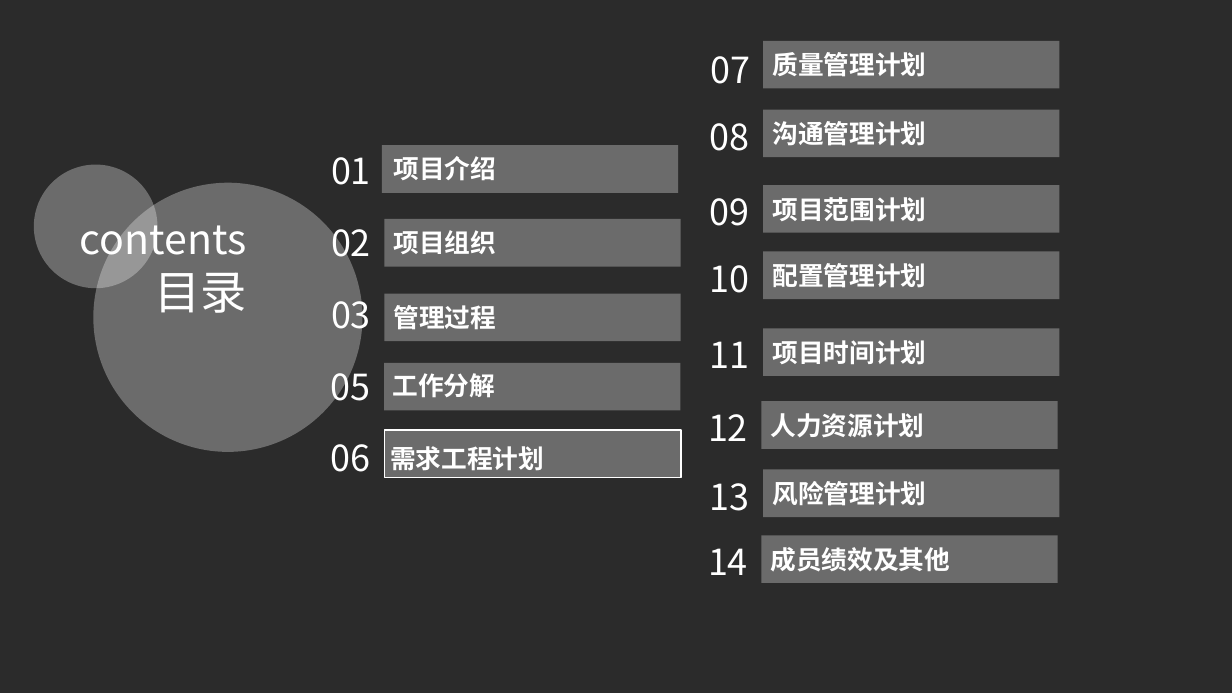
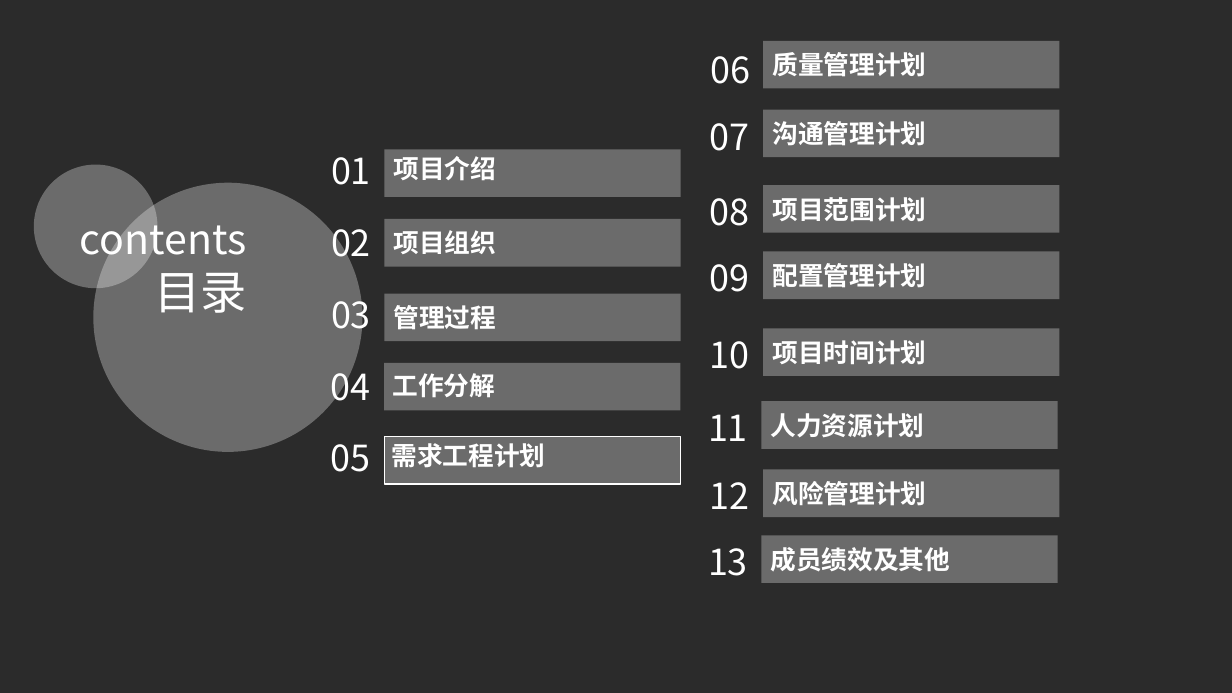
Before and after one commit to PRDG08/PRD2018, a slide deck: slide 21 of 受控文件/需求工程/ppt/PRD2018-G08-软件工程系列课程教学辅助网站-需求工程项目计划ppt1.0.pptx. Drawn at 1232x693 pixels with LibreOffice and Linux fonts; fonts in the diff are those of the drawing; background and template pictures are left out; a plain dark background stands for a picture behind light text. Boxes give left, top, right and bottom in pixels: in the first picture for what was removed or moved away, otherwise in the second. Text is boxed around its words. In the diff, an @@ line names an element or a change of style, - is before the commit and + after.

```diff
--- a/受控文件/需求工程/ppt/PRD2018-G08-软件工程系列课程教学辅助网站-需求工程项目计划ppt1.0.pptx
+++ b/受控文件/需求工程/ppt/PRD2018-G08-软件工程系列课程教学辅助网站-需求工程项目计划ppt1.0.pptx
@@ text "06": place and size @@
-text "06" at (331, 444, 371, 472)
+text "06" at (711, 56, 751, 84)
@@ 3 texts: place and size @@
-3 texts at (710, 56, 751, 511)
+3 texts at (708, 123, 750, 576)
@@ rectangle: place and size @@
-rectangle at (382, 145, 678, 193)
+rectangle at (384, 150, 681, 198)
@@ 3 texts: place and size @@
-3 texts at (710, 123, 750, 368)
+3 texts at (708, 198, 750, 441)
@@ text added at (331, 364, 371, 403), 28 pt, text #FFFFFF @@
+04
@@ text "05" rewrapped from (331, 364, 371, 403) to (331, 444, 371, 472) @@
@@ rectangle: place and size @@
-rectangle at (384, 430, 681, 478)
+rectangle at (384, 436, 681, 484)
@@ text "12": place and size @@
-text "12" at (708, 414, 748, 441)
+text "12" at (710, 482, 750, 509)
@@ text removed at (708, 548, 748, 575) @@
-14
```
Also in this commit, not shown: 12 other slides changed.
